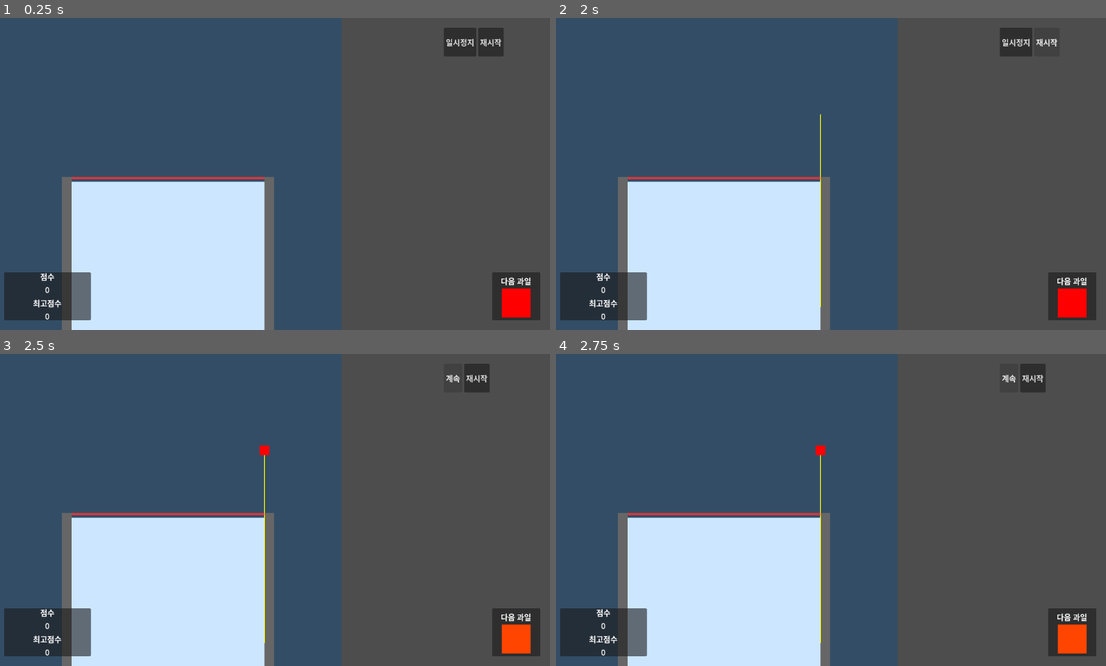
Above: before the commit, frames 1-4 (two rows, left to right).
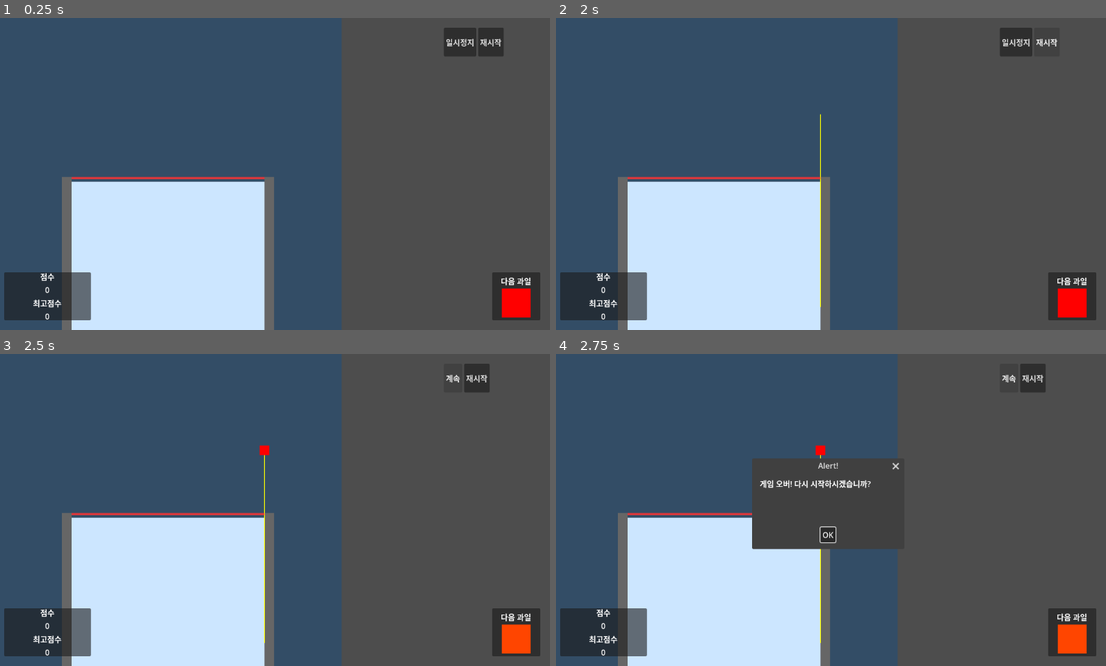
Above: after the commit, the same moments.

Repository: k-aaron/watermelon
Game: Godot game, scene res://scenes/MainGame.tscn
The game is run twice, just before and just after one commit, with the same random seed, the same clock (stepped at 60 frames per second) and the same inputs. Before the commit the project has no main scene; this scene is started directly in both runs.
Inputs:
- Up to frame 1 (0.25 s): no input
- Up to frame 2 (2 s): click "재시작" at 0.5 s; click "재시작" at 1.25 s
- Up to frame 3 (2.5 s): click "일시정지" at 2 s
- Up to frame 4 (2.75 s): no input

Frames 1-3 are identical in both runs. In frame 4, 7.7% of the frame differs, in the area x 35-63%, y 33-63%.

Commit message:
feat: implement fruit physics, collision-based merging, and game over logic

Diff:
--- a/project.godot
+++ b/project.godot
@@ -11,6 +11,7 @@
 [application]
 
 config/name="수박 만들기"
+run/main_scene="uid://cnqpq35ygxl8p"
 config/features=PackedStringArray("4.6", "GL Compatibility")
 config/icon="res://icon.svg"
 
--- /dev/null
+++ b/scripts/game/Fruit.gd
@@ -0,0 +1,42 @@
+extends RigidBody2D
+
+var fruit_spawner: Node2D
+var merge_timer: float = 0.0
+var can_check_merge: bool = false
+
+func _ready():
+	body_entered.connect(_on_body_entered)
+	# 드롭 후 잠시 대기 후 병합 체크 활성화
+	await get_tree().create_timer(0.2).timeout
+	can_check_merge = true
+
+func _process(delta):
+	if merge_timer > 0:
+		merge_timer -= delta
+
+func _on_body_entered(other_body: RigidBody2D):
+	if not can_check_merge or merge_timer > 0:
+		return
+
+	if not other_body.has_meta("fruit_type"):
+		return
+
+	var my_type = get_meta("fruit_type", -1)
+	var other_type = other_body.get_meta("fruit_type", -1)
+
+	# 같은 타입의 과일이고 병합 가능한 경우
+	if my_type == other_type and my_type >= 0:
+		if get_meta("can_merge", false) and other_body.get_meta("can_merge", false):
+			# 병합 쿨다운 설정
+			merge_timer = 0.1
+			other_body.set_meta("merge_timer", 0.1)
+
+			# 병합 실행
+			if fruit_spawner:
+				fruit_spawner.merge_fruits(self, other_body)
+
+func set_merge_cooldown():
+	merge_timer = 0.5
+	can_check_merge = false
+	await get_tree().create_timer(0.5).timeout
+	can_check_merge = true
--- a/scripts/game/FruitSpawner.gd
+++ b/scripts/game/FruitSpawner.gd
@@ -70,6 +70,9 @@
 	fruits_container.add_child(fruit)
 	emit_signal("fruit_dropped", fruit)
 
+	# 게임오버 체크 요청
+	game_manager.check_game_over()
+
 	generate_next_fruit()
 	update_fruit_preview()
 
@@ -80,6 +83,11 @@
 func create_fruit(type: int) -> RigidBody2D:
 	var fruit = RigidBody2D.new()
 	fruit.name = "Fruit_" + str(type)
+
+	# 물리 속성 설정
+	fruit.mass = 1.0 + (type * 0.2)  # 크기에 따른 질량 차이
+	fruit.gravity_scale = 1.0
+	fruit.linear_damp = 0.1  # 공기 저항
 
 	# 스프라이트 설정
 	var sprite = ColorRect.new()
@@ -96,9 +104,21 @@
 	collision.shape = shape
 	fruit.add_child(collision)
 
+	# 물리 재질 설정
+	var physics_material = PhysicsMaterial.new()
+	physics_material.bounce = 0.3  # 탄성
+	physics_material.friction = 0.8  # 마찰력
+	fruit.physics_material_override = physics_material
+
 	# 과일 타입 저장
 	fruit.set_meta("fruit_type", type)
 	fruit.set_meta("fruit_size", size)
+	fruit.set_meta("can_merge", true)
+	fruit.set_meta("merge_timer", 0.0)
+
+	# 충돌 감지를 위한 스크립트 연결
+	fruit.set_script(preload("res://scripts/game/Fruit.gd"))
+	fruit.fruit_spawner = self
 
 	return fruit
 
@@ -107,3 +127,48 @@
 
 func update_fruit_preview():
 	fruit_preview.color = FRUIT_COLORS[next_fruit_type]
+
+func merge_fruits(fruit1: RigidBody2D, fruit2: RigidBody2D):
+	if not fruit1 or not fruit2:
+		return
+
+	var type1 = fruit1.get_meta("fruit_type", -1)
+	var type2 = fruit2.get_meta("fruit_type", -1)
+
+	# 병합 조건 재확인
+	if type1 != type2 or type1 < 0 or type1 >= FRUIT_COLORS.size() - 1:
+		return
+
+	if not fruit1.get_meta("can_merge", false) or not fruit2.get_meta("can_merge", false):
+		return
+
+	var new_type = type1 + 1
+
+	# 새로운 위치 계산 (두 과일의 중점)
+	var merge_position = (fruit1.global_position + fruit2.global_position) / 2
+
+	# 기존 과일들을 병합 불가능 상태로 설정
+	fruit1.set_meta("can_merge", false)
+	fruit2.set_meta("can_merge", false)
+
+	# 새로운 과일 생성
+	var new_fruit = create_fruit(new_type)
+	new_fruit.global_position = merge_position
+
+	# 기존 과일의 속도를 새 과일에 적용
+	var avg_velocity = (fruit1.linear_velocity + fruit2.linear_velocity) / 2
+	new_fruit.linear_velocity = avg_velocity * 0.5  # 속도 감쇠
+
+	# 컨테이너에 추가
+	fruits_container.add_child(new_fruit)
+
+	# 병합 쿨다운 설정
+	new_fruit.set_merge_cooldown()
+
+	# 점수 추가
+	var score_points = (new_type + 1) * 10
+	game_manager.add_score(score_points)
+
+	# 기존 과일들 제거
+	fruit1.queue_free()
+	fruit2.queue_free()
--- a/scripts/game/GameManager.gd
+++ b/scripts/game/GameManager.gd
@@ -49,8 +49,11 @@
 	best_score_label.text = str(best_score)
 
 func check_game_over():
+	# 게임오버 체크를 위한 타이머 설정
+	await get_tree().create_timer(2.0).timeout
+
 	for fruit in fruits_container.get_children():
-		if fruit.global_position.y <= game_over_line_y:
+		if fruit.global_position.y <= game_over_line_y and fruit.linear_velocity.length() < 50:
 			trigger_game_over()
 			return
 
Not shown, added: scripts/game/Fruit.gd.uid
